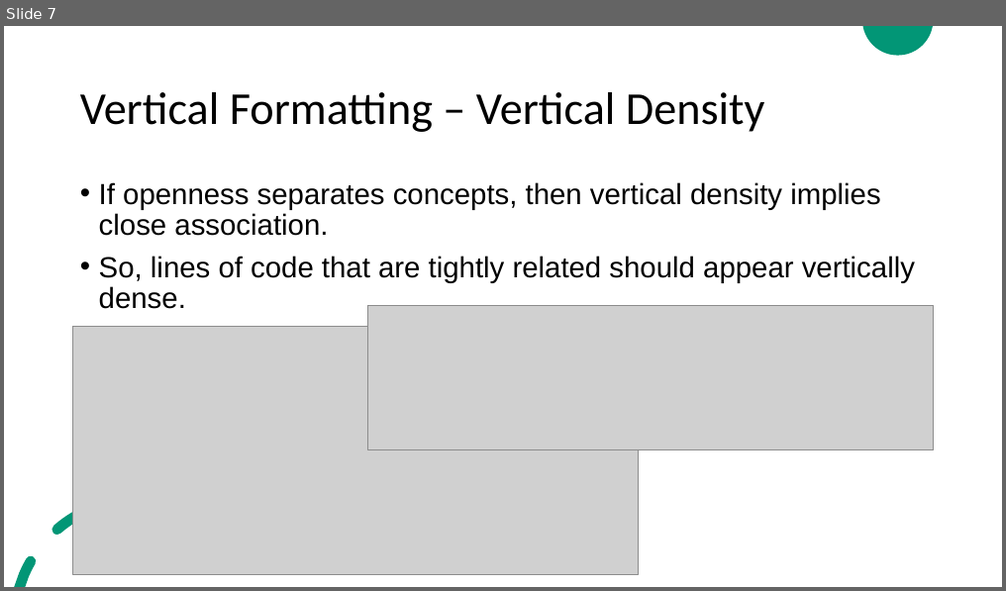
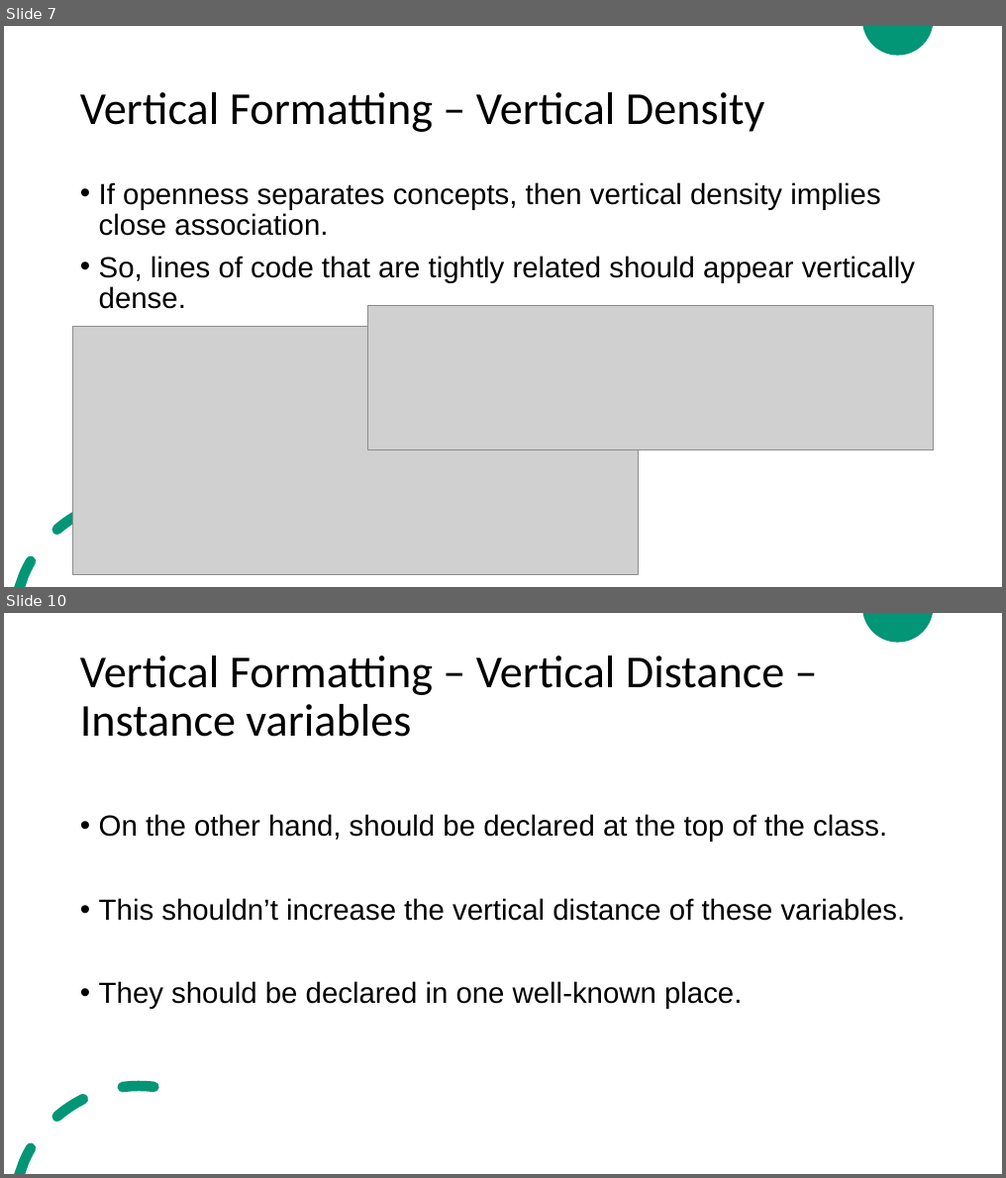
Before and after one commit to ZeinaZayed4/clean-code, a slide deck: Clean Code - Chapter 5.pptx. Shown one above the other, each under a label of ours: slide 7 before the commit, slides 7 and 10 after it; the slides between them are not shown. The pictures are 1006x591 and 1006x1178 pixels, drawn with LibreOffice and Linux fonts; fonts in the diff are those of the drawing; grey boxes stand for pictures. Boxes give left, top, right and bottom in pixels: in the first picture for what was removed or moved away, otherwise in the second. Text is boxed around its words. In the diff, an @@ line names an element or a change of style, - is before the commit and + after.

Commit message:
Update Clean Code - Chapter 5.pptx
Completed vertical formatting section

```diff
--- a/Clean Code - Chapter 5.pptx
+++ b/Clean Code - Chapter 5.pptx
@@ slide 10 added at (4,613,1002,1174), background #FFFFFF; not listed: 2 template elements that a slide beside it also shows @@
@@ title added at (80,656,784,737), 44 pt, text #000000 @@
+Vertical Formatting – Vertical Distance – Instance variables
@@ text added at (99,814,906,1009), 28 pt, text #000000 @@
+• On the other hand, should be declared at the top of the class.
+• This shouldn’t increase the vertical distance of these variables.
+• They should be declared in one well-known place.
```
Also in this commit, not shown: 5 other slides added.
